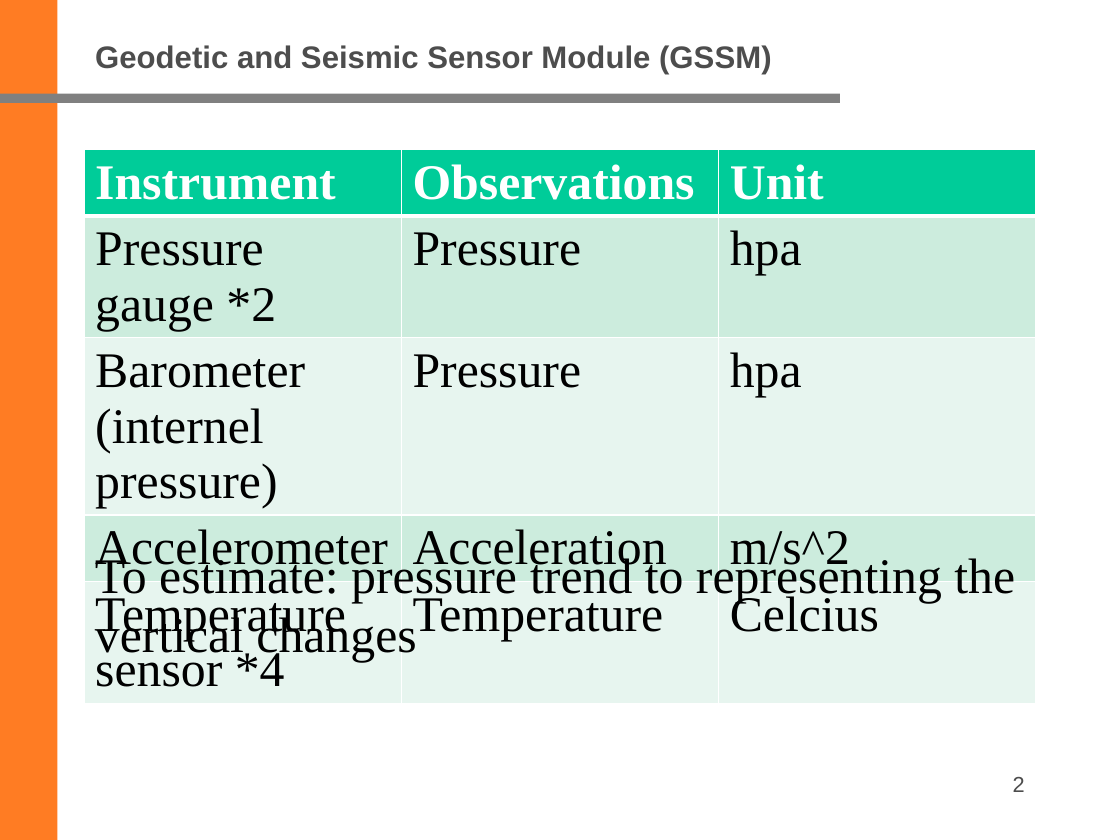
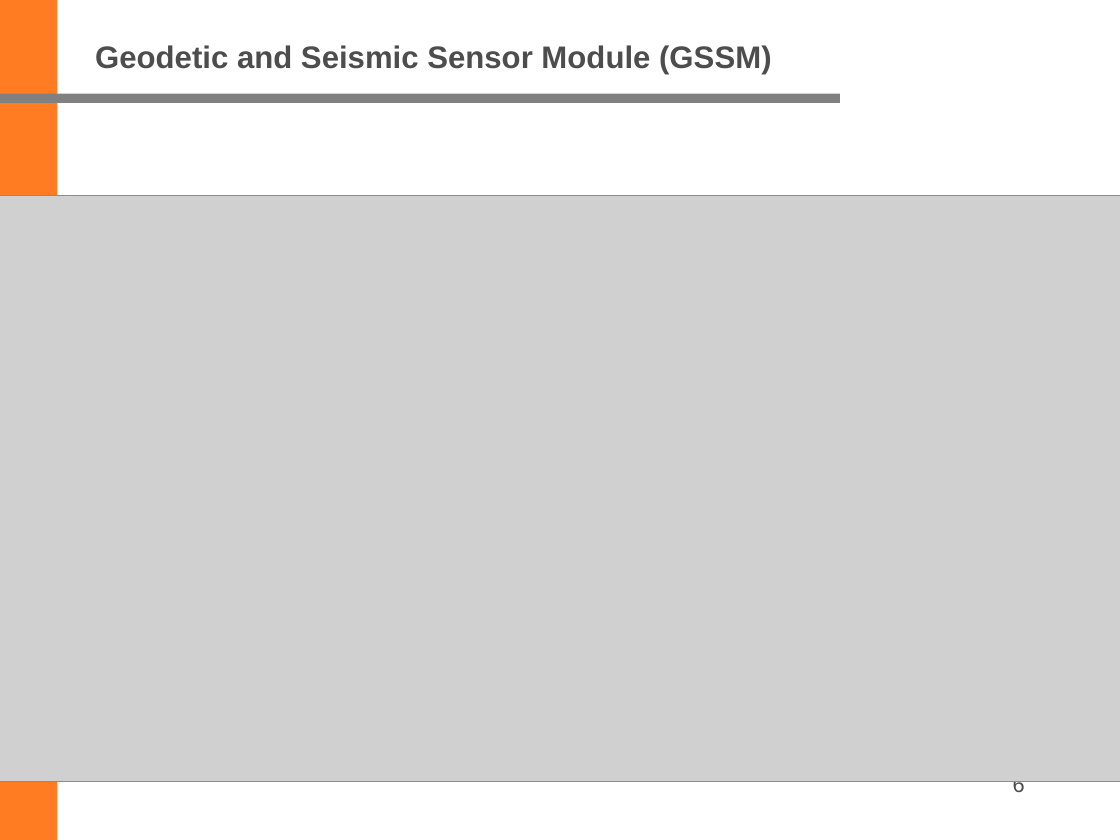
Before and after one commit to ziqing97/2.Master-SeafloorGeodesyUebung, a slide deck: slide 6 of 4/Muster.pptx (slide 2 before the commit). Drawn at 1120x840 pixels with LibreOffice and Linux fonts; fonts in the diff are those of the drawing; grey boxes stand for pictures; background and template pictures are left out. Boxes give left, top, right and bottom in pixels: in the first picture for what was removed or moved away, otherwise in the second. Text is boxed around its words. In the diff, an @@ line names an element or a change of style, - is before the commit and + after.

```diff
--- a/4/Muster.pptx
+++ b/4/Muster.pptx
@@ table removed at (x1=84, y1=149, x2=1035, y2=691), 5 rows, 3 columns @@
-Instrument | Observations | Unit
-Pressure gauge *2 | Pressure | hpa
-Barometer / (internel pressure) | Pressure | hpa
-Accelerometer | Acceleration | m/s^2
-Temperature sensor *4 | Temperature | Celcius
@@ picture added at (x1=0, y1=196, x2=1120, y2=783) @@
@@ text removed at (x1=95, y1=554, x2=1015, y2=663) @@
-To estimate: pressure trend to representing the
-vertical changes
@@ page number at (x1=1013, y1=781, x2=1025, y2=797): text changed @@
-2
+6
```
Also in this commit, not shown: 2 other slides changed, 4 slides added, 13 other files.
